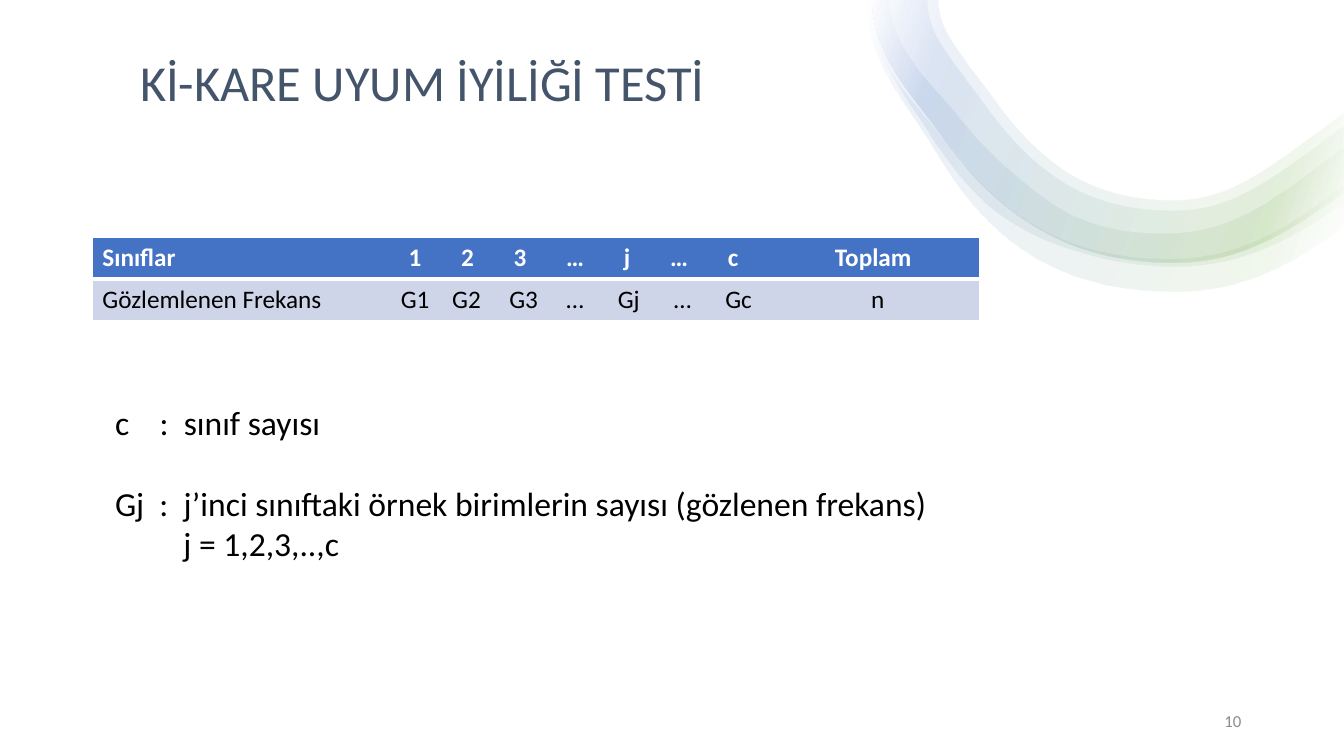
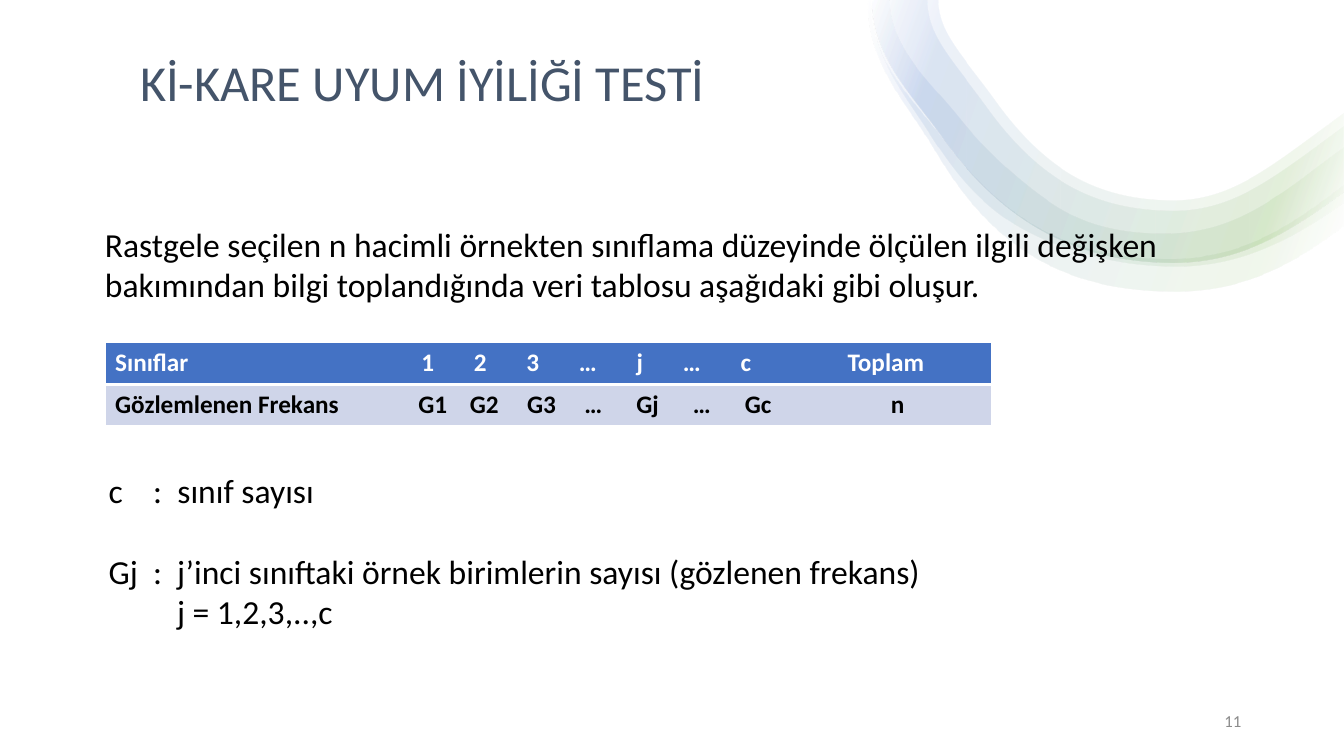
Before and after one commit to chnmzrkgithub/seminer, a slide deck: slide 11 of cihan.pptx (slide 10 before the commit). Drawn at 1344x756 pixels with LibreOffice and Linux fonts; fonts in the diff are those of the drawing. Boxes give left, top, right and bottom in pixels: in the first picture for what was removed or moved away, otherwise in the second. Text is boxed around its words. In the diff, an @@ line names an element or a change of style, - is before the commit and + after.

```diff
--- a/cihan.pptx
+++ b/cihan.pptx
@@ text added at [105,233,1157,303], 24 pt, text #000000 @@
+Rastgele seçilen n hacimli örnekten sınıflama düzeyinde ölçülen ilgili değişken
+bakımından bilgi toplandığında veri tablosu aşağıdaki gibi oluşur.
@@ table at [105,343,992,425] @@
@@ bold on in "Gözlemlenen Frekans G1 G2 G3 … Gj ..." @@
@@ table: place and size @@
-table at [93,237,980,320]
+table at [105,343,992,425]
@@ text "c : sınıf sayısı": place and size @@
-text "c : sınıf sayısı" at [115,412,926,562]
+text "c : sınıf sayısı" at [109,480,920,630]
@@ page number at [1224,716,1241,727]: text changed @@
-10
+11
```
Also in this commit, not shown: 6 other slides changed, 1 slide added.
